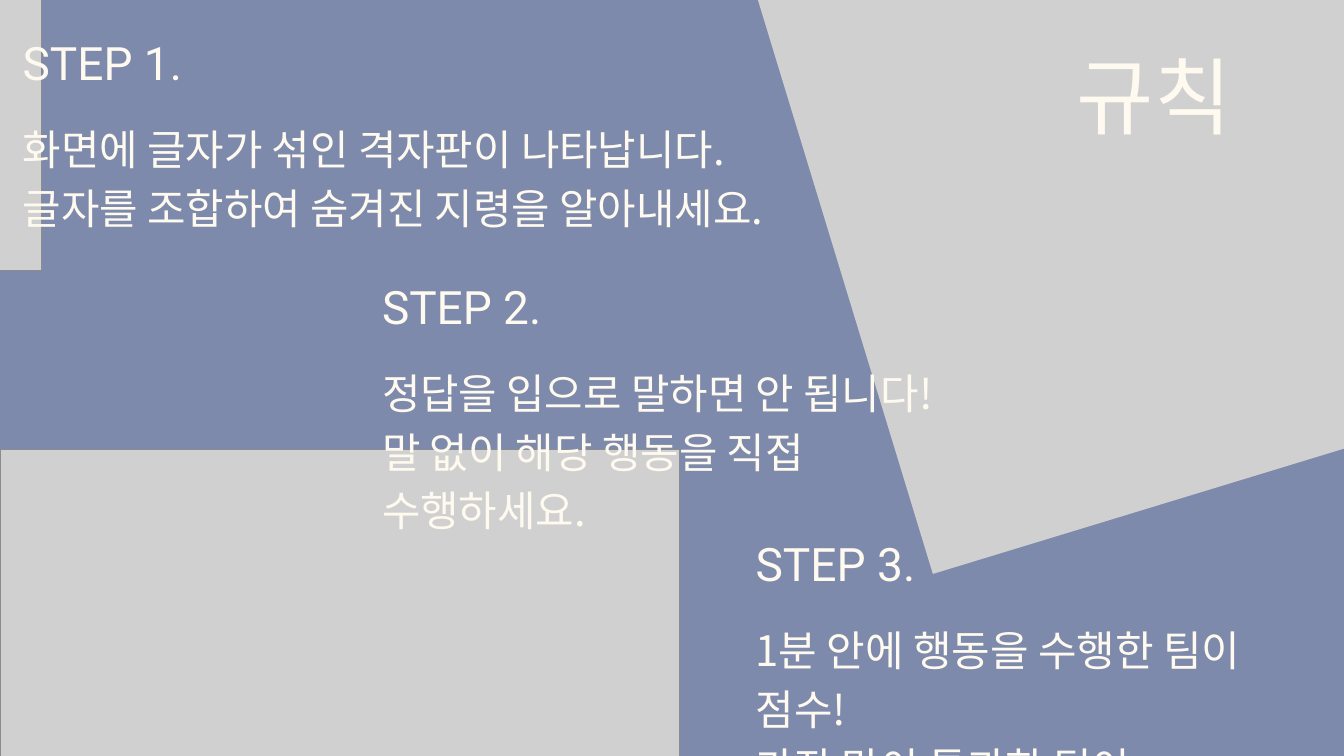
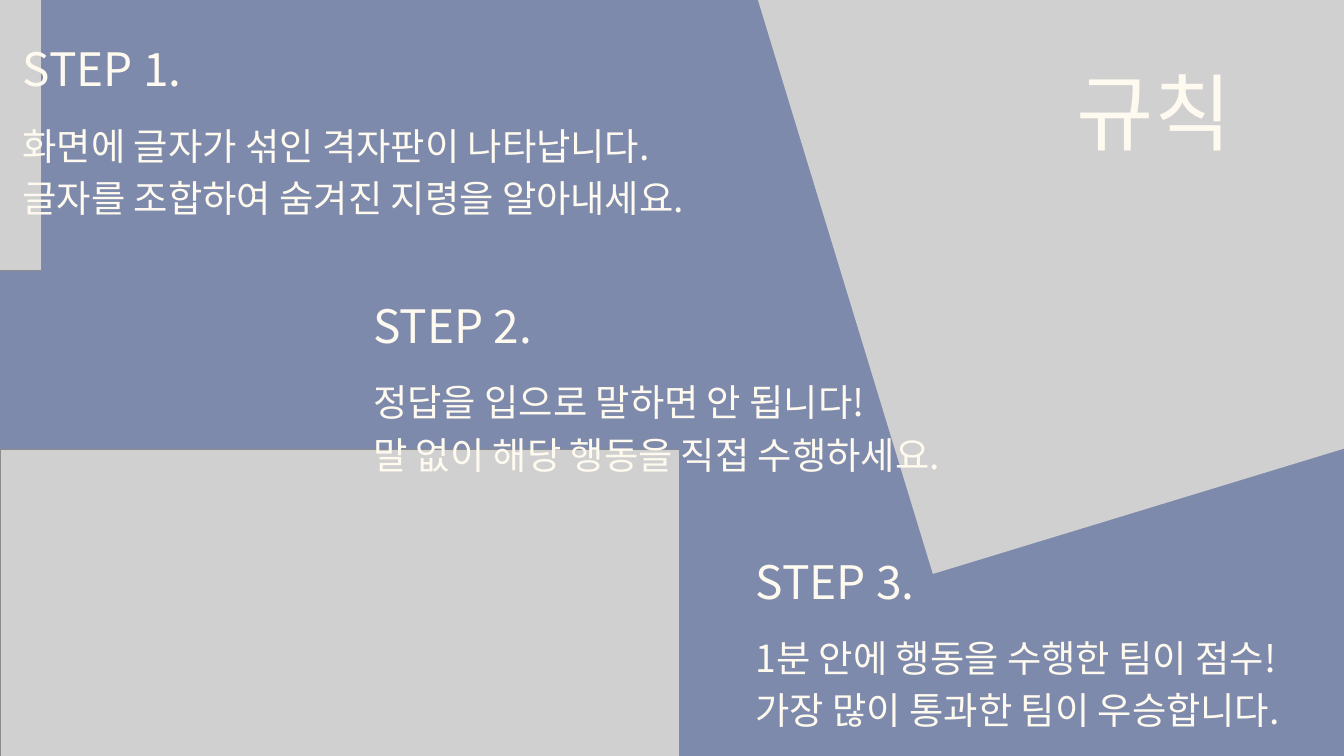
Before and after one commit to tkdgns25300/sunday_play, a slide deck: slide 2 of public/downloads/games/action-command/rules.pptx. Drawn at 1344x756 pixels with LibreOffice and Linux fonts; fonts in the diff are those of the drawing; grey boxes stand for pictures. Boxes give left, top, right and bottom in pixels: in the first picture for what was removed or moved away, otherwise in the second. Text is boxed around its words. In the diff, an @@ line names an element or a change of style, - is before the commit and + after.

```diff
--- a/public/downloads/games/action-command/rules.pptx
+++ b/public/downloads/games/action-command/rules.pptx
@@ text "규칙": place and size @@
-text "규칙" at box(1077, 59, 1232, 134)
+text "규칙" at box(1077, 75, 1232, 150)
@@ text "화면에 글자가 섞인 격자판이 나타납니다." at box(23, 122, 684, 223): size 44.8 to 40 pt; line spacing 62.7pt to 56pt @@
@@ font Roboto to Noto Sans CJK KR in 4 elements at box(23, 39, 181, 98), box(1077, 75, 1232, 150), box(756, 564, 914, 600), box(373, 309, 532, 344) @@
@@ text "STEP 2.": place and size @@
-text "STEP 2." at box(382, 291, 541, 325)
+text "STEP 2." at box(373, 309, 532, 344)
@@ text "정답을 입으로 말하면 안 됩니다!": place and size @@
-text "정답을 입으로 말하면 안 됩니다!" at box(382, 367, 933, 529)
+text "정답을 입으로 말하면 안 됩니다!" at box(373, 385, 940, 479)
@@ text "정답을 입으로 말하면 안 됩니다!" at box(373, 385, 940, 479): size 44.8 to 40 pt; line spacing 62.8pt to 56pt @@
@@ text "STEP 3.": place and size @@
-text "STEP 3." at box(756, 548, 915, 582)
+text "STEP 3." at box(756, 564, 914, 600)
@@ text "1분 안에 행동을 수행한 팀이 ...": place and size @@
-text "1분 안에 행동을 수행한 팀이 ..." at box(756, 631, 1240, 728)
+text "1분 안에 행동을 수행한 팀이 ..." at box(756, 641, 1280, 727)
@@ text "1분 안에 행동을 수행한 팀이 ..." at box(756, 641, 1280, 727): size 44.9 to 40 pt; line spacing 62.8pt to 56pt @@
```
Also in this commit, not shown: 44 other slides changed, 3 other files.
